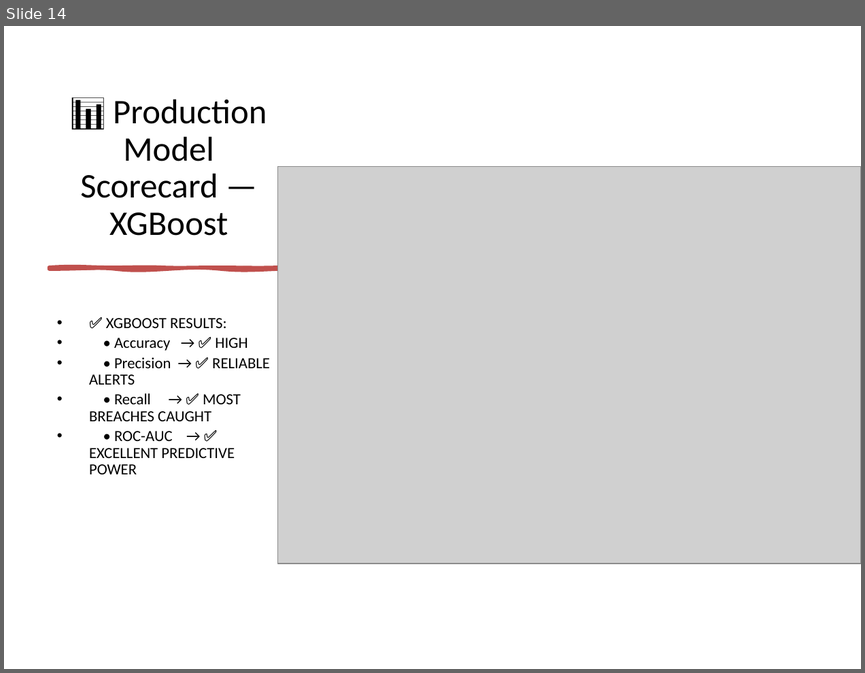
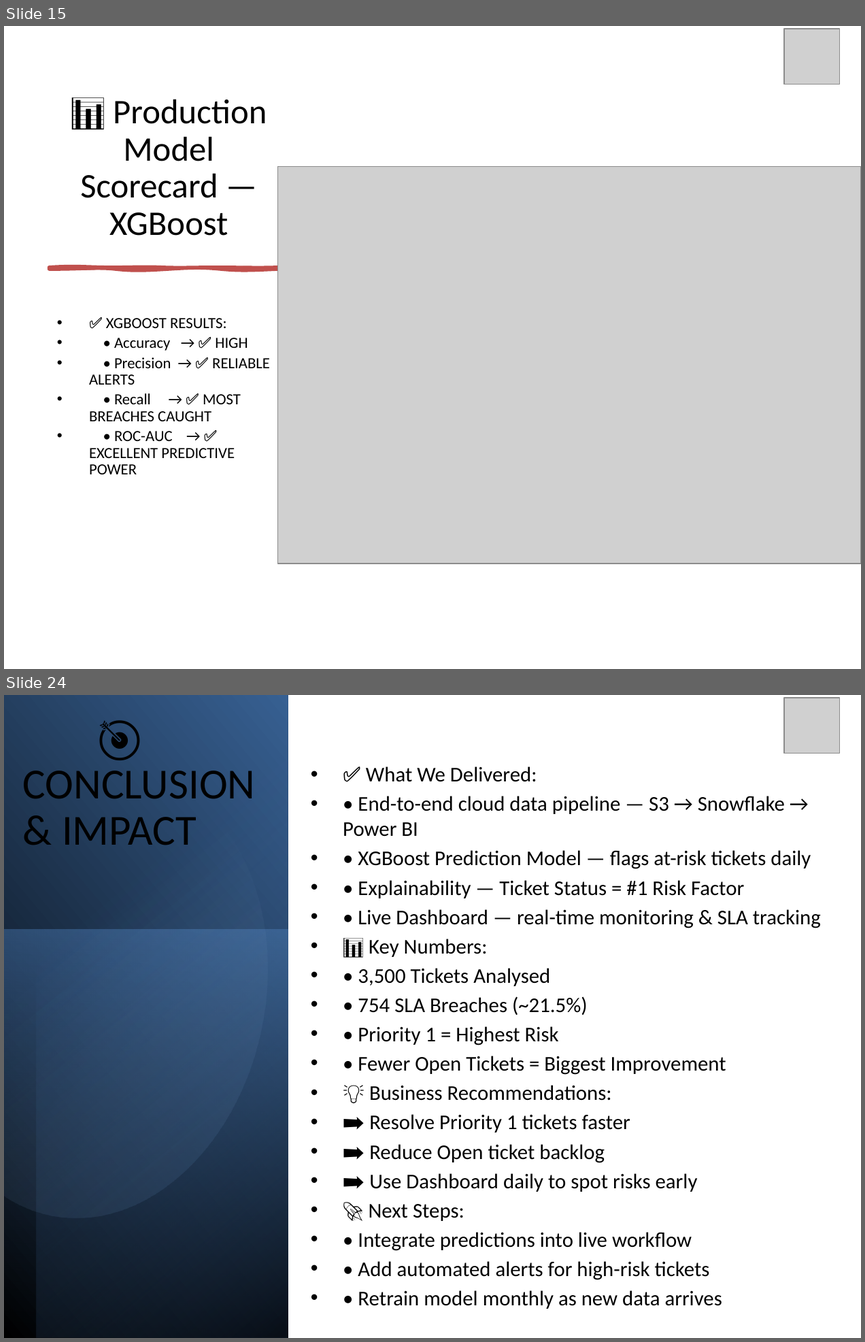
Before and after one commit to onipedesamson/NorthBridge-SLA-Breach-Prediction, a slide deck: NorthBridge_SLA_Presentation.pptx. Shown one above the other, each under a label of ours: slide 14 before the commit, slides 15 and 24 after it; the slides between them are not shown. The pictures are 865x673 and 865x1342 pixels, drawn with LibreOffice and Linux fonts; fonts in the diff are those of the drawing; grey boxes stand for pictures. Boxes give left, top, right and bottom in pixels: in the first picture for what was removed or moved away, otherwise in the second. Text is boxed around its words. In the diff, an @@ line names an element or a change of style, - is before the commit and + after.

```diff
--- a/NorthBridge_SLA_Presentation.pptx
+++ b/NorthBridge_SLA_Presentation.pptx
@@ slide 24 added at bbox=[4, 695, 861, 1338], background #FFFFFF @@
@@ rectangle added at bbox=[5, 695, 288, 1338], fill gradient #000000 to #376092 @@
@@ rectangle added at bbox=[36, 695, 288, 1338], fill gradient #000000 to #4F81BD @@
@@ picture added at bbox=[784, 698, 839, 753] @@
@@ freeform shape added at bbox=[4, 749, 307, 1249], fill gradient #95B3D7 to #376092 @@
@@ title added at bbox=[23, 770, 255, 845], 36 pt, text #000000 @@
+🎯 CONCLUSION & IMPACT
@@ text added at bbox=[343, 766, 821, 1308], 17.6 pt, text #000000 @@
+• ✅ What We Delivered:
+• • End-to-end cloud data pipeline — S3 → Snowflake → Power BI
+• • XGBoost Prediction Model — flags at-risk tickets daily
+• • Explainability — Ticket Status = #1 Risk Factor
+• • Live Dashboard — real-time monitoring & SLA tracking
+• 📊 Key Numbers:
+• • 3,500 Tickets Analysed
+• • 754 SLA Breaches (~21.5%)
+• • Priority 1 = Highest Risk
+• • Fewer Open Tickets = Biggest Improvement
+• 💡 Business Recommendations:
+• ➡️ Resolve Priority 1 tickets faster
+• ➡️ Reduce Open ticket backlog
+• ➡️ Use Dashboard daily to spot risks early
+• 🚀 Next Steps:
+• • Integrate predictions into live workflow
+• • Add automated alerts for high-risk tickets
+• • Retrain model monthly as new data arrives
+• "From reactive tracking → proactive prevention. Saving penalties, protecting service quality."
@@ rectangle added at bbox=[4, 930, 287, 1337], fill gradient #4F81BD to #254061 @@
@@ what was slide 14 is now slide 15 @@
@@ slide 15 changed as well @@
@@ picture added at bbox=[784, 29, 839, 84] @@
```
Also in this commit, not shown: 15 other slides changed, 6 other slides added, 1 slide removed.
